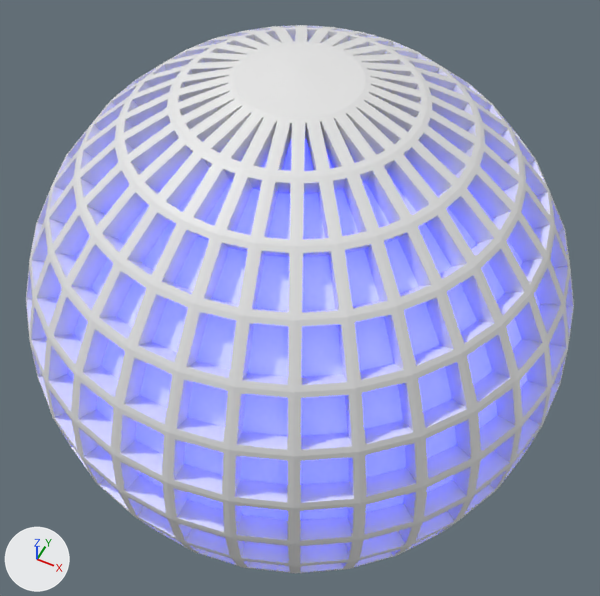
The glTF model Models/LevelDesign/SourceMeshes/Home_Sphere_01.glb as it was, and as the next commit left it.
Before and after are seen from a 50 mm camera at (-0.32, -1.36, 7.99) aimed at (-2.0, 2.0, 3.78). The lights are fixed; the arrows at lower left show +X, +Y and +Z. The older version comes first. Where no turn or scale is listed for an object, it has been applied to the vertices. Vertices at exactly the same position are counted once.
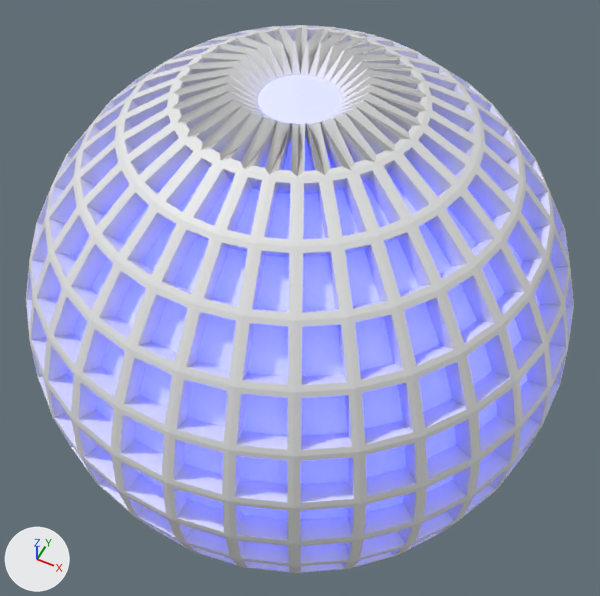
Where the newer file only moved an object's origin or applied its transform, the numbers keep the older frame.

The edits, one by one:
me_sphere_004 is used by ob_sphere_002; location (0.0, 0.0, 0.0).
me_sphere_004 had 4066 vertices, 8128 faces and spanned x -3.76..-0.24, y 0.24..3.76, z 2.01..5.54.
me_sphere_004 now has 4066 vertices, 8128 faces and spans x -3.76..-0.24, y 0.24..3.76, z 2.01..5.5.
me_sphere_004 part 1: all 33 vertices in x -2.34..-1.66, y 1.66..2.34, z 5.51..5.54 are scaled about their middle by 0.65, then moved by (0.0, 0.0, -0.13).
me_sphere_004 part 2: 32 faces spanning x -2.22..-1.78, y 1.78..2.22, z 5.38..5.4 switch from mat_heart_material (white #e7e7e7) to mat_heart_glow (white #e7e7e7, glowing blue #0022ff).

Location of each change, (x1, y1, x2, y2) in pixels of the pictures (600 x 596 px; the box of a moved part takes in the faces that stretch with it):
part 1 of me_sphere_004, moved or reshaped: (173, 27, 427, 177) in both
part 2 of me_sphere_004, recoloured: before (234, 43, 366, 118); after (258, 75, 342, 124)
